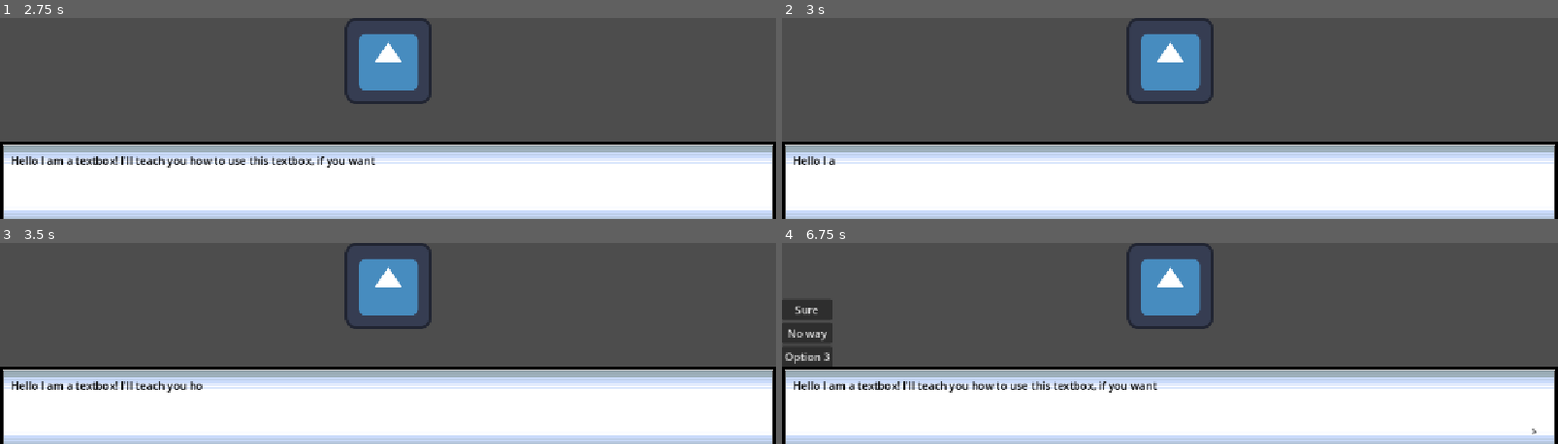
Above: before the commit, frames 1-4 (two rows, left to right).
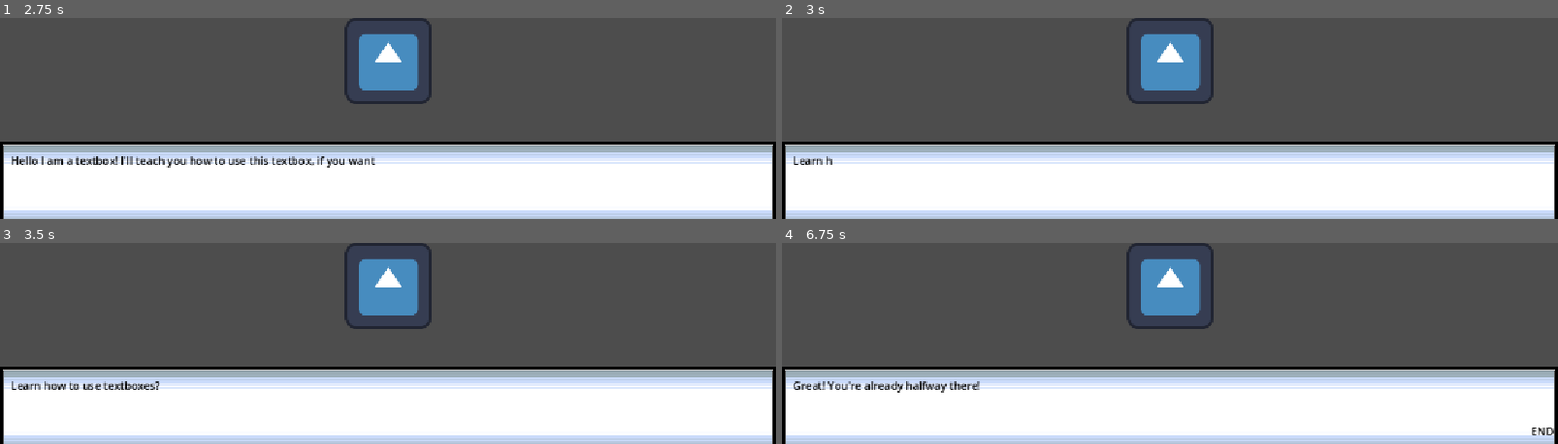
Above: after the commit, the same moments.

Repository: KitKatarine/dialogue_plugin
Game: Godot game, scene res://Dialogue_System/test_scene.tscn
Two runs of this game, one before a commit and one after it. Both use one fixed random seed, a clock stepped at 60 frames per second and the inputs below. The engine's default icon, where the game draws it, is replaced by a stand-in: a white triangle on a blue panel in a dark square.
Inputs (mouse positions are in pixels of both pictures, inside the frame that each line leads up to):
- Up to frame 1 (2.75 s): click (388, 60) at 0.5 s; click (388, 60) at 1.25 s; click (388, 60) at 2 s
- Up to frame 2 (3 s): tap Enter at 2.75 s; tap E (interact) at 2.85 s
- Up to frame 3 (3.5 s): no input
- Up to frame 4 (6.75 s): tap E (interact) at 3.6, 4.35 s; tap Space at 4.25 s; click "Sure" at 5 s; click (805, 333) at 5.75 s, where only the run before the commit has a clickable "No way"; click (805, 355) at 6.5 s, where only the run before the commit has a clickable "Option 3"

Frame 1 is identical in both runs. In frame 2, 0.2% of the frame differs, in the area x 1-7%, y 68-74%; in frame 3, 0.7%; in frame 4, 3.1%, in the area x 0-100%, y 28-96%.

Commit message:
fixed duplicating node bug
for whatever reason, hitting enter kept making new textboxes. thats been fixed.

Diff:
--- a/dialogue-system/Dialogue_System/dialogue_behavior.gd
+++ b/dialogue-system/Dialogue_System/dialogue_behavior.gd
@@ -1,5 +1,4 @@
 extends Control
-
 
 ## How fast the text should be printed (Default: 1)
 ## [br]Higher numbers means slower text.
@@ -31,8 +30,6 @@
 @onready var text_display:Node = $textbox_graphic/MarginContainer/textbox_text
 
 func _ready() -> void:
-
-
 	# Assign the passed text to the textbox
 	text_display.text = text_array[current_line]
 
--- a/dialogue-system/test_scene.gd
+++ b/dialogue-system/test_scene.gd
@@ -12,17 +12,20 @@
 
 
 func _on_texture_button_pressed() -> void:
-	# Create a new dialogue box to add
-	var new_dialogue = dialogue.instantiate()
-	# These options are called BEFORE the node is added to the tree.
-	# This is all the text we want to display; If your dialogue has options, that should be the end of the textbox.
-	new_dialogue.add_new_text(["Hello I am a textbox! I'll teach you how to use this textbox, if you want", "Learn how to use textboxes?"])
-	# The options we want to offer the player, as a string array
-	new_dialogue.add_dialogue_options(["Sure", "No way", "Option 3"])
-	# Connect the signal to this object - and make the receiving function.
-	new_dialogue.option_button_pressed.connect(_on_branching_dialogue_pressed)
-	# Finally, add the dialogue box to the tree
-	add_child(new_dialogue)
+	# Make sure there isn't a dialogue box already in the tree
+	var findme = find_child("Dialogue", true, false)
+	if findme == null:
+		# Create a new dialogue box to add
+		var new_dialogue = dialogue.instantiate()
+		# These options are called BEFORE the node is added to the tree.
+		# This is all the text we want to display; If your dialogue has options, that should be the end of the textbox.
+		new_dialogue.add_new_text(["Hello I am a textbox! I'll teach you how to use this textbox, if you want", "Learn how to use textboxes?"])
+		# The options we want to offer the player, as a string array
+		new_dialogue.add_dialogue_options(["Sure", "No way", "Option 3"])
+		# Connect the signal to this object - and make the receiving function.
+		new_dialogue.option_button_pressed.connect(_on_branching_dialogue_pressed)
+		# Finally, add the dialogue box to the tree
+		add_child(new_dialogue)
 
 # This is the receiving function, it will get whatever option was clicked.
 func _on_branching_dialogue_pressed(option):
